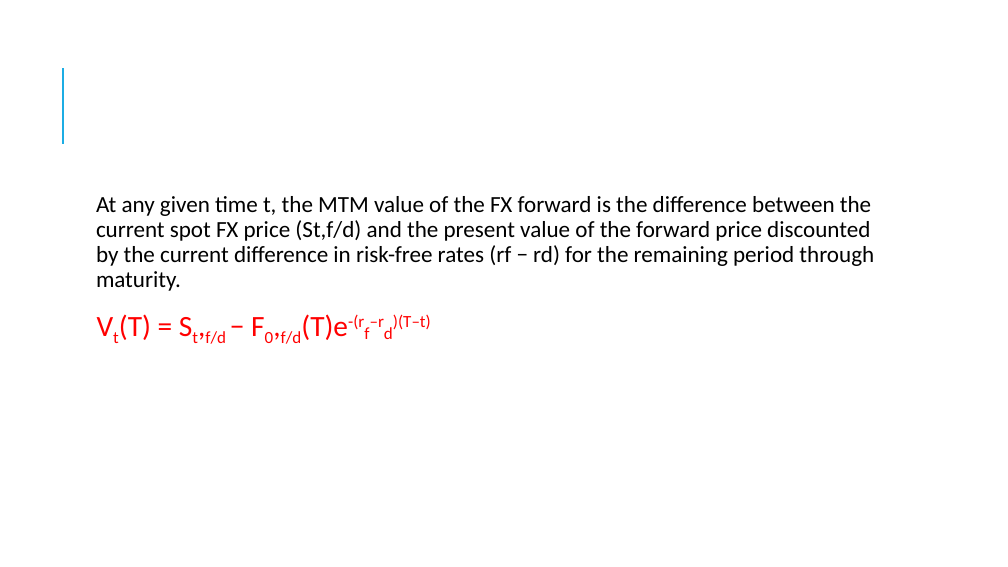
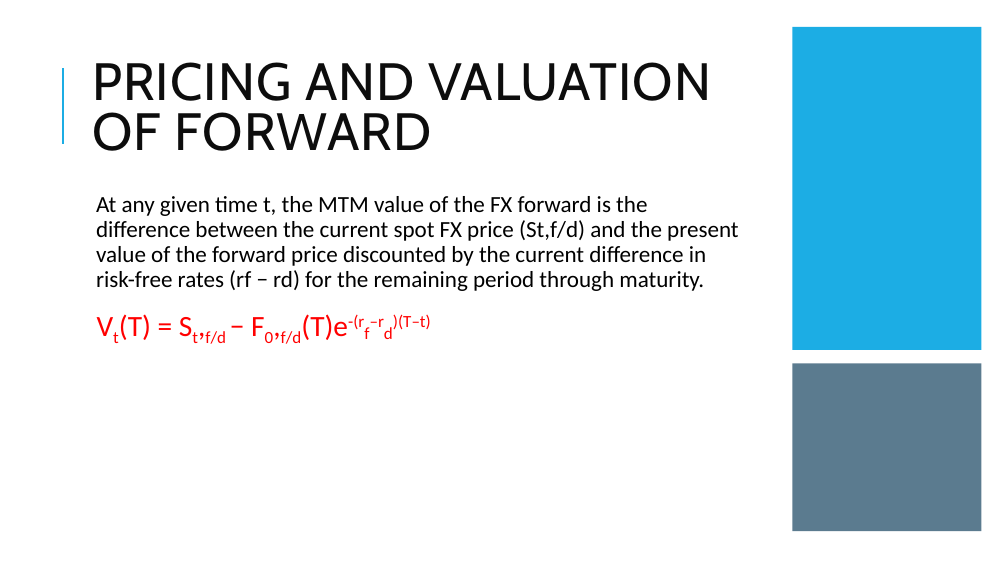
Before and after one commit to Isco0530/data, a slide deck: slide 59 of Derivatives.pptx. Drawn at 1008x567 pixels with LibreOffice and Linux fonts; fonts in the diff are those of the drawing. Boxes give left, top, right and bottom in pixels: in the first picture for what was removed or moved away, otherwise in the second. Text is boxed around its words. In the diff, an @@ line names an element or a change of style, - is before the commit and + after.

```diff
--- a/Derivatives.pptx
+++ b/Derivatives.pptx
@@ rectangle added at [792, 27, 982, 350], fill #1CADE4 @@
@@ title added at [92, 62, 712, 151], 50 pt, text #0D0D0D @@
+PRICING AND VALUATION OF FORWARD
@@ text "At any given time t, ..." rewrapped from [96, 196, 874, 344] to [96, 196, 738, 344] @@
@@ rectangle added at [792, 364, 982, 532], fill #335B74 at 80% opacity @@
```
Also in this commit, not shown: 15 other slides changed, 1 other file.
